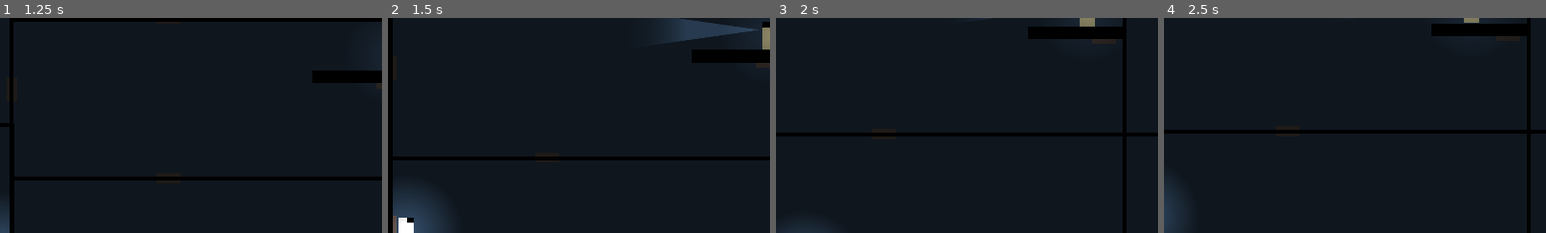
Above: before the commit, frames 1-4 (left to right).
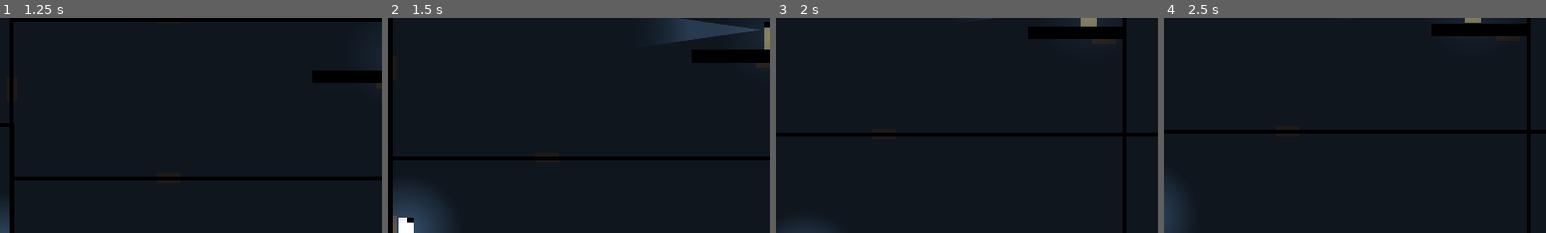
Above: after the commit, the same moments.

Repository: creikey/coldline-florida
Game: Godot game, scene res://Level/Main.tscn
The game is run twice, just before and just after one commit, with the same random seed, the same clock (stepped at 60 frames per second) and the same inputs.
Inputs:
- Up to frame 1 (1.25 s): hold Right (g_right) from 0.53 s (still down); hold C (g_enter_gateway) from 0.53 s (still down); tap Z (g_jump) at 0.77 s
- Up to frame 2 (1.5 s): keep holding Right (g_right); release C (g_enter_gateway) at 1.28 s; tap C (g_enter_gateway) at 1.35 s
- Up to frame 3 (2 s): keep holding Right (g_right); tap Z (g_jump) at 1.52 s
- Up to frame 4 (2.5 s): release Right (g_right) at 2.03 s; hold Left (g_left) from 2.03 s (still down); hold C (g_enter_gateway) from 2.03 s (still down)
The pictures show only the part of the screen within x 50-100%, y 0-50%; the shares and areas given below are measured in that part.

Frame 1 is identical in both runs. In frame 2, less than 0.1% of the frame differs, in the area x 98-99%, y 1-15%; in frame 3, less than 0.1%; in frame 4, less than 0.1%.

Commit message:
Fix minor polygon values in enemy

Diff:
--- a/src/PhysicalBodies/Enemy/Enemy.tscn
+++ b/src/PhysicalBodies/Enemy/Enemy.tscn
@@ -7,10 +7,10 @@
 [ext_resource path="res://Effects/Lights/SpotLight.tscn" type="PackedScene" id=5]
 
 [sub_resource type="RectangleShape2D" id=1]
-extents = Vector2( 26.25, 35 )
+extents = Vector2( 24.6893, 35 )
 
 [sub_resource type="OccluderPolygon2D" id=2]
-polygon = PoolVector2Array( -20.0801, -34.7841, -20.0801, 35.3791, 20.3529, 35.0818, 20.3529, -35.0815 )
+polygon = PoolVector2Array( -20.0078, -34.9922, -19.9854, 35.0217, 19.9922, 35, 20.0078, -34.9844 )
 
 [node name="Enemy" type="KinematicBody2D" groups=[
 "enemies",
@@ -26,7 +26,7 @@
 [node name="PlayerVisionRaycast" type="RayCast2D" parent="."]
 position = Vector2( 0, -16.872 )
 enabled = true
-cast_to = Vector2( 288, 0 )
+cast_to = Vector2( 265, 0 )
 
 [node name="JumpRaycast" type="RayCast2D" parent="."]
 enabled = true
